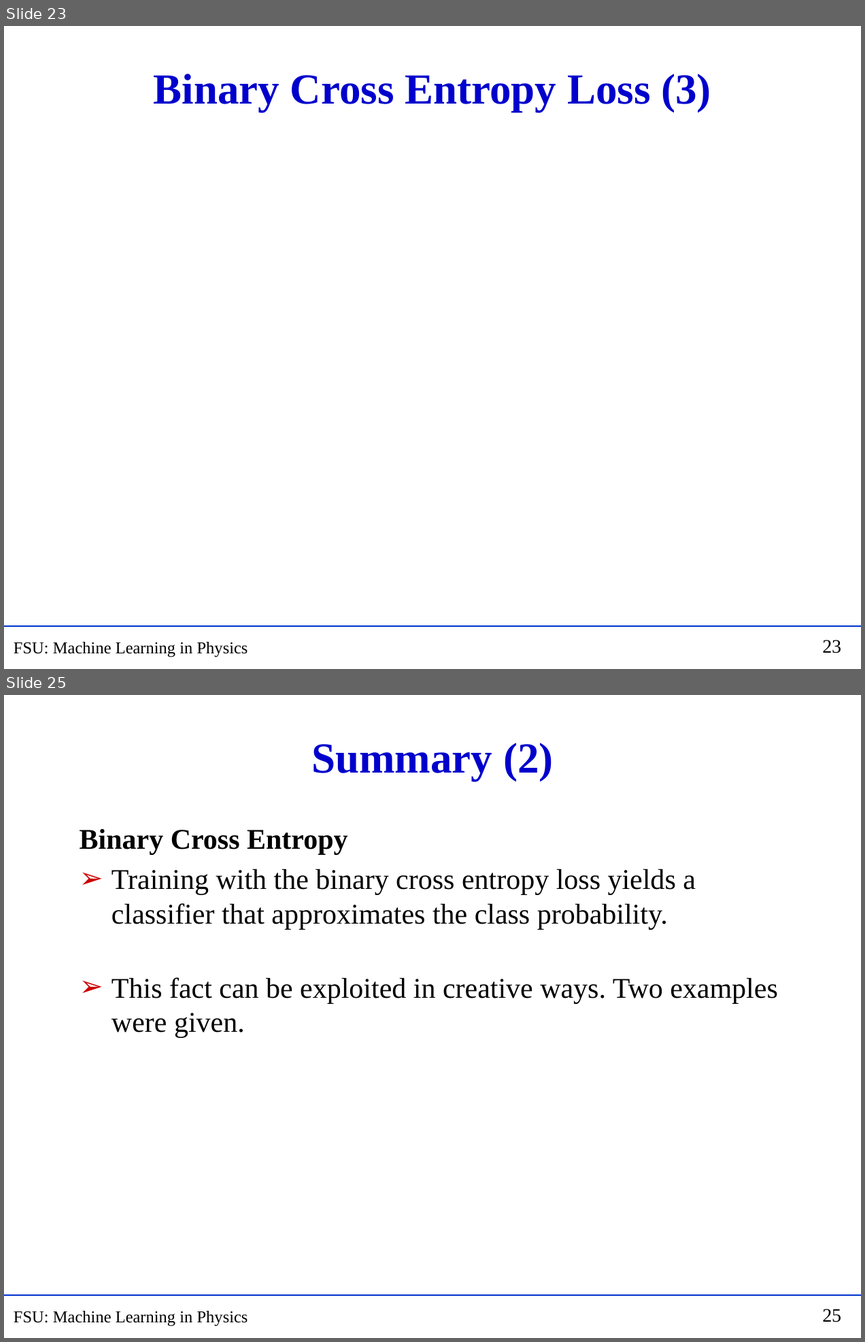
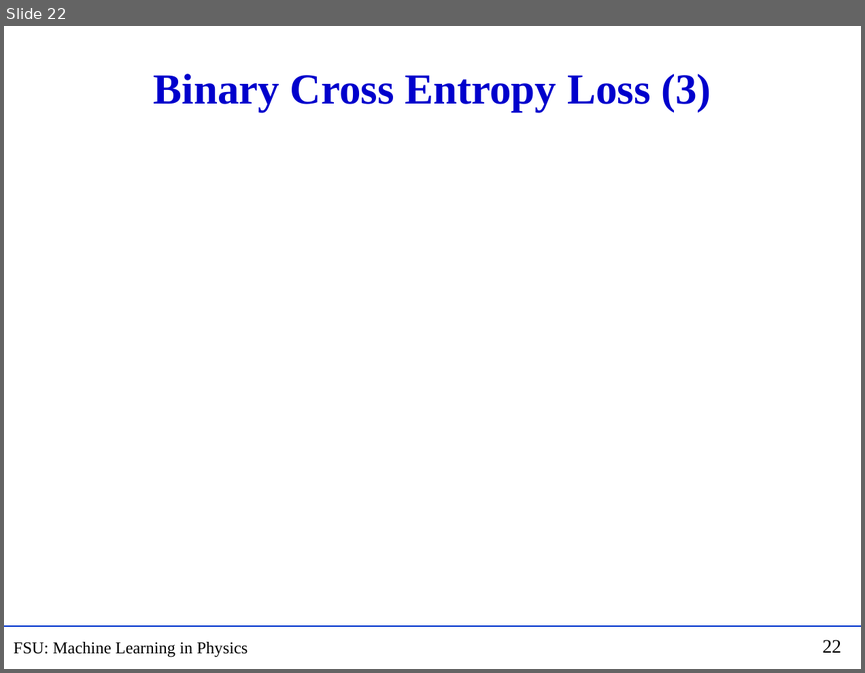
Before and after one commit to hbprosper/mlinphysics, a slide deck: Lectures/01.Foundations/Lecture02.pptx. Shown one above the other, each under a label of ours: slides 23 and 25 before the commit, slide 22 after it; the slides between them are not shown. The pictures are 865x1342 and 865x673 pixels, drawn with LibreOffice and Linux fonts; fonts in the diff are those of the drawing; grey boxes stand for pictures. Boxes give left, top, right and bottom in pixels: in the first picture for what was removed or moved away, otherwise in the second. Text is boxed around its words. In the diff, an @@ line names an element or a change of style, - is before the commit and + after.

```diff
--- a/Lectures/01.Foundations/Lecture02.pptx
+++ b/Lectures/01.Foundations/Lecture02.pptx
@@ slide 25 removed at box(4, 695, 861, 1338), background #FFFFFF; not listed: 3 template elements that a slide beside it also shows @@
@@ title removed at box(311, 743, 553, 781) @@
-Summary (2)
@@ text removed at box(79, 829, 777, 1038) @@
-Binary Cross Entropy
-➢ Training with the binary cross entropy loss yields a classifier that approximates the class probability.
-➢ This fact can be exploited in creative ways. Two examples were given.
@@ what was slide 23 is now slide 22 @@
@@ page number at box(822, 639, 841, 652): text changed @@
-23
+22
```
Also in this commit, not shown: 2 slides changed, 1 slide added, 2 other slides removed, 11 other files.
